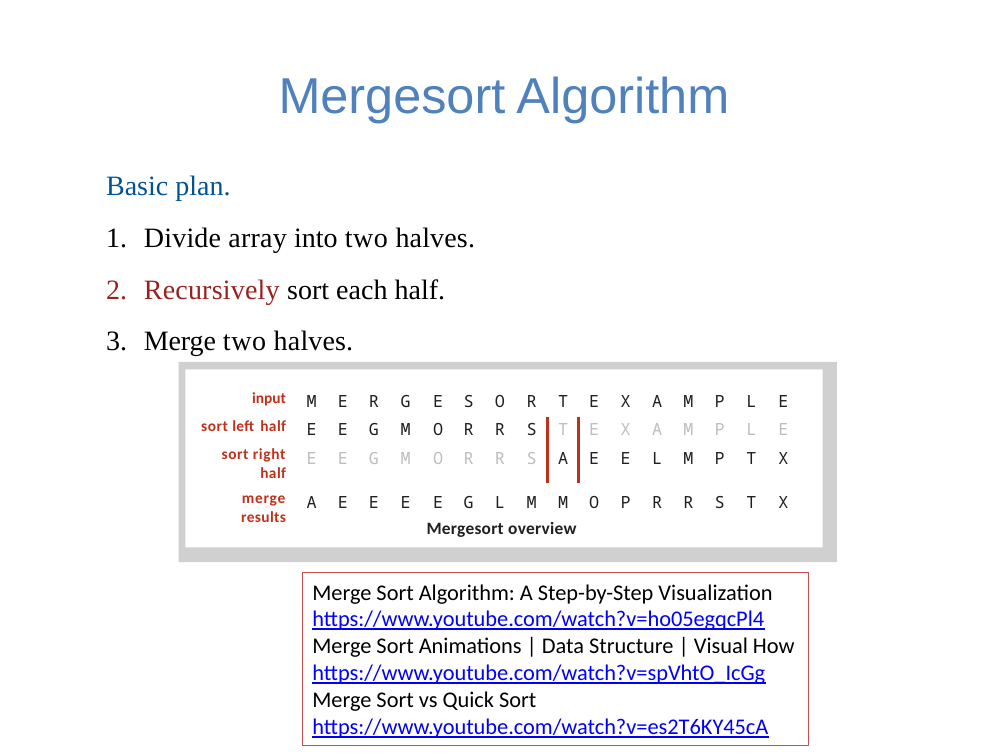
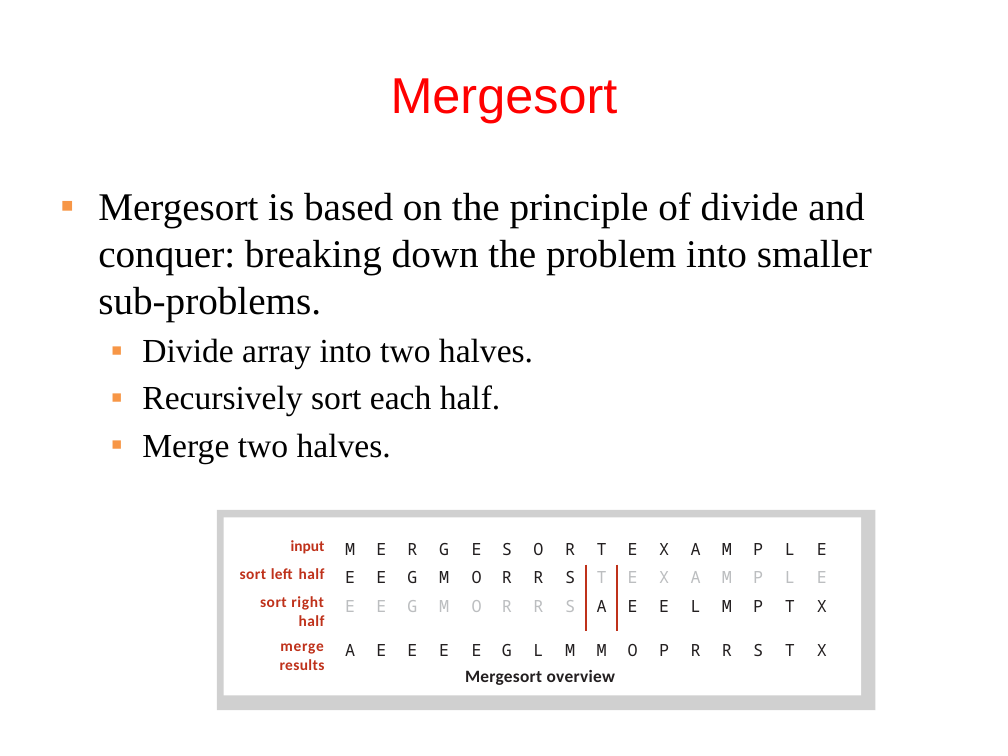
Before and after one commit to guhofstra/CSC111Fa25, a slide deck: slide 38 of PPTs/Lecture 13-sorting algorithms.pptx (slide 35 before the commit). Drawn at 1008x756 pixels with LibreOffice and Linux fonts; fonts in the diff are those of the drawing; grey boxes stand for pictures. Boxes give left, top, right and bottom in pixels: in the first picture for what was removed or moved away, otherwise in the second. Text is boxed around its words. In the diff, an @@ line names an element or a change of style, - is before the commit and + after.

```diff
--- a/PPTs/Lecture 13-sorting algorithms.pptx
+++ b/PPTs/Lecture 13-sorting algorithms.pptx
@@ title at [391,78,618,123]: text changed; text colour #4F81BD to #FF0000 @@
-Mergesort Algorithm
+Mergesort
@@ text removed at [106,175,475,356] @@
-Basic plan.
-1. Divide array into two halves.
-2. Recursively sort each half.
-3. Merge two halves.
@@ text added at [98,192,872,463], 28 pt, text #000000 @@
+▪ Mergesort is based on the principle of divide and conquer: breaking down the problem into smaller sub-problems.
+  ▪ Divide array into two halves.
+  ▪ Recursively sort each half.
+  ▪ Merge two halves.
@@ 1 picture, 1 text, 1 table, 1 freeform shape: place and size @@
-1 picture, 1 text, 1 table, 1 freeform shape at [178,362,837,562]
+1 picture, 1 text, 1 table, 1 freeform shape at [217,510,875,711]
@@ rectangle removed at [302,573,808,746] @@
-Merge Sort Algorithm: A Step-by-Step Visualization
-https://www.youtube.com/watch?v=ho05egqcPl4
-Merge Sort Animations | Data Structure | Visual How
-https://www.youtube.com/watch?v=spVhtO_IcGg
-Merge Sort vs Quick Sort
-https://www.youtube.com/watch?v=es2T6KY45cA
```
Also in this commit, not shown: 18 other slides changed, 6 slides added, 1 slide removed, 17 other files.
